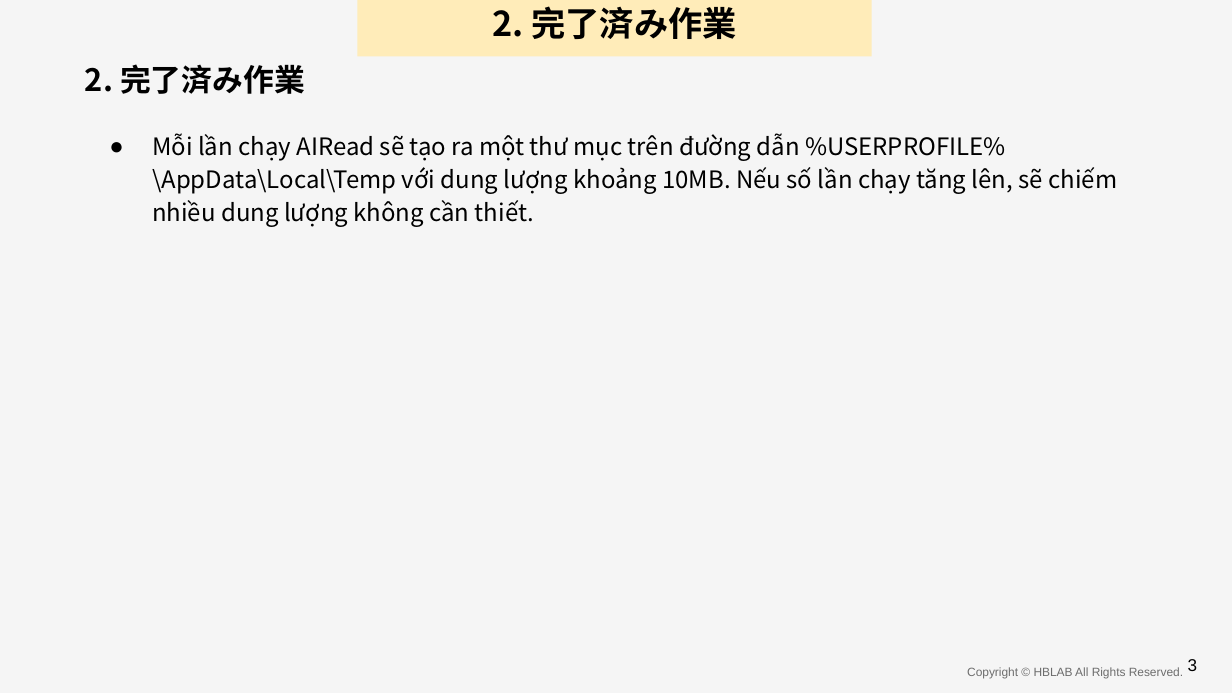
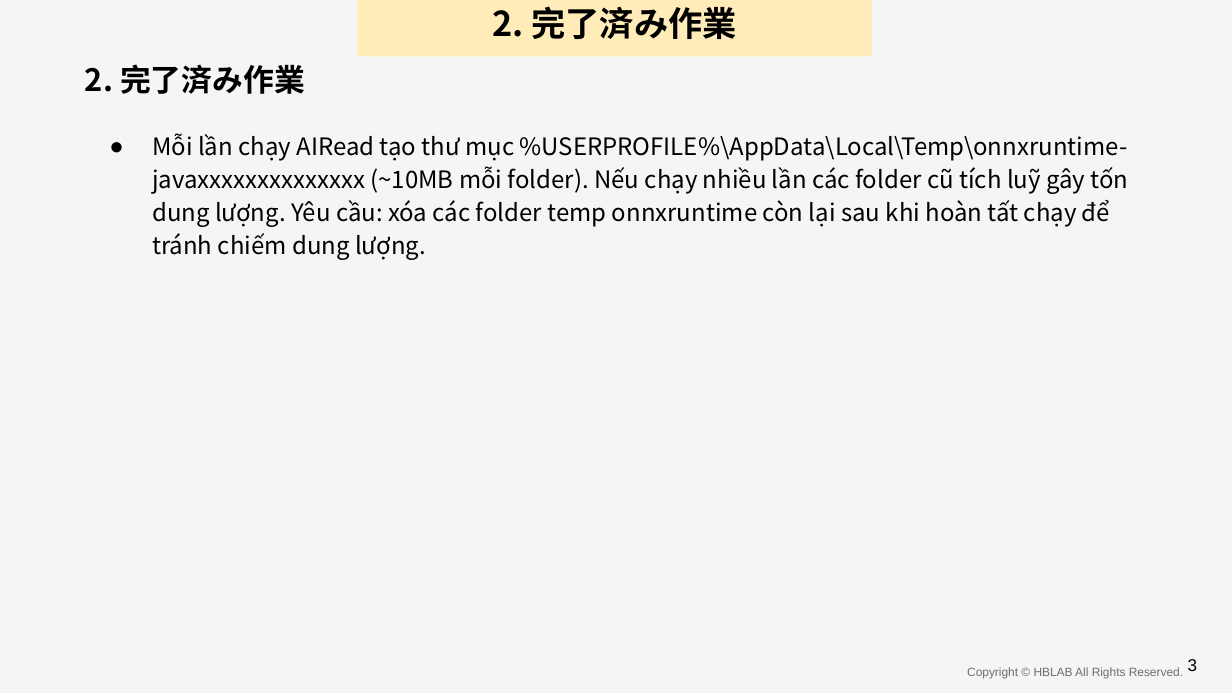
Before and after one commit to anhnvVNU/slide_maker, a slide deck: slide 18 of output/final_presentation.pptx (slide 22 before the commit). Drawn at 1232x693 pixels with LibreOffice and Linux fonts; fonts in the diff are those of the drawing; background and template pictures are left out. Boxes give left, top, right and bottom in pixels: in the first picture for what was removed or moved away, otherwise in the second. Text is boxed around its words. In the diff, an @@ line names an element or a change of style, - is before the commit and + after.

```diff
--- a/output/final_presentation.pptx
+++ b/output/final_presentation.pptx
@@ text at <box>152,133,1129,260</box>: text changed @@
-● Mỗi lần chạy AIRead sẽ tạo ra một thư mục trên đường dẫn %USERPROFILE%\AppData\Local\Temp với dung lượng khoảng 10MB. Nếu số lần chạy tăng lên, sẽ chiếm nhiều dung lượng không cần thiết.
+● Mỗi lần chạy AIRead tạo thư mục %USERPROFILE%\AppData\Local\Temp\onnxruntime-javaxxxxxxxxxxxxxx (~10MB mỗi folder). Nếu chạy nhiều lần các folder cũ tích luỹ gây tốn dung lượng. Yêu cầu: xóa các folder temp onnxruntime còn lại sau khi hoàn tất chạy để tránh chiếm dung lượng.
```
Also in this commit, not shown: 12 other slides changed, 2 slides added, 7 slides removed, 11 other files.
